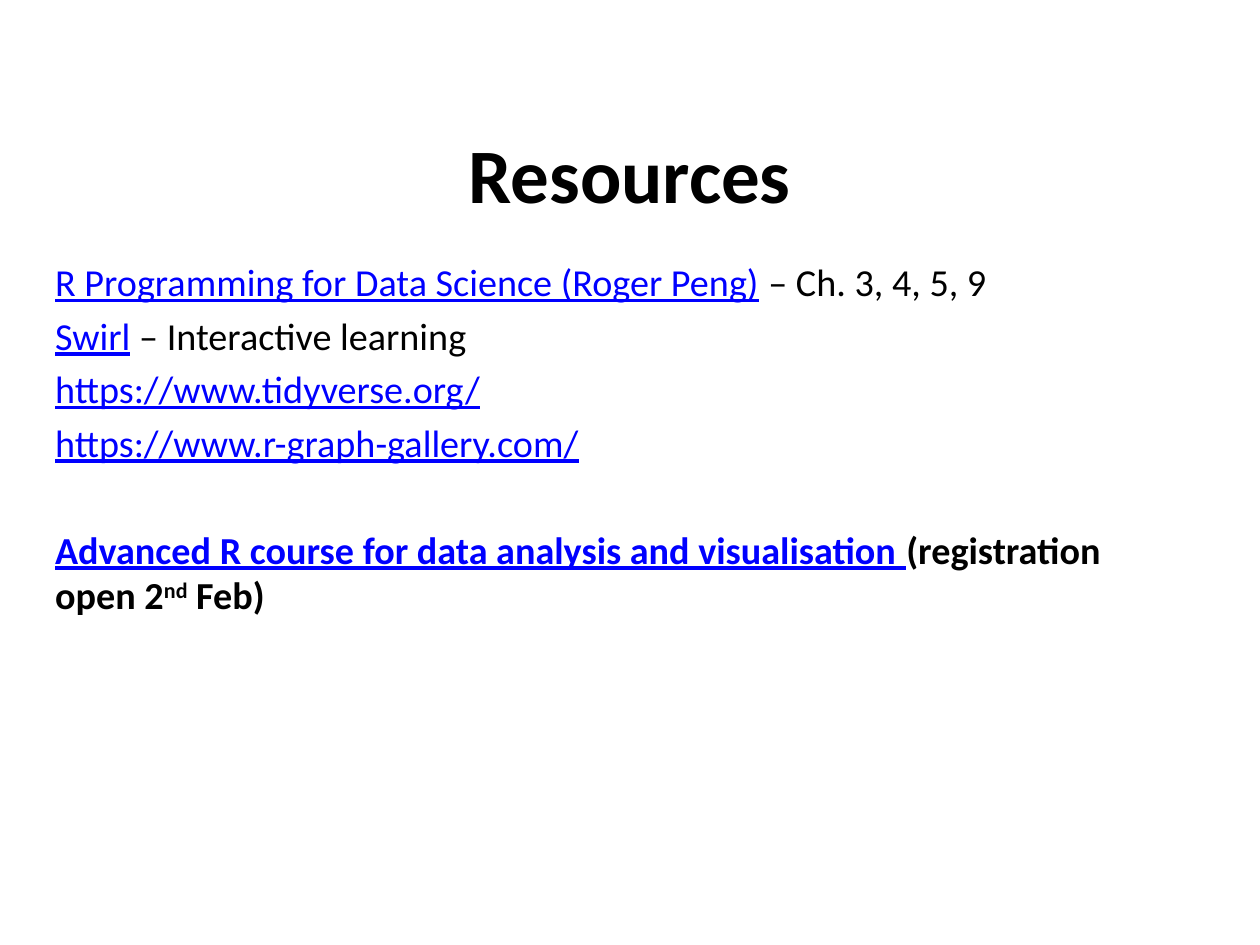
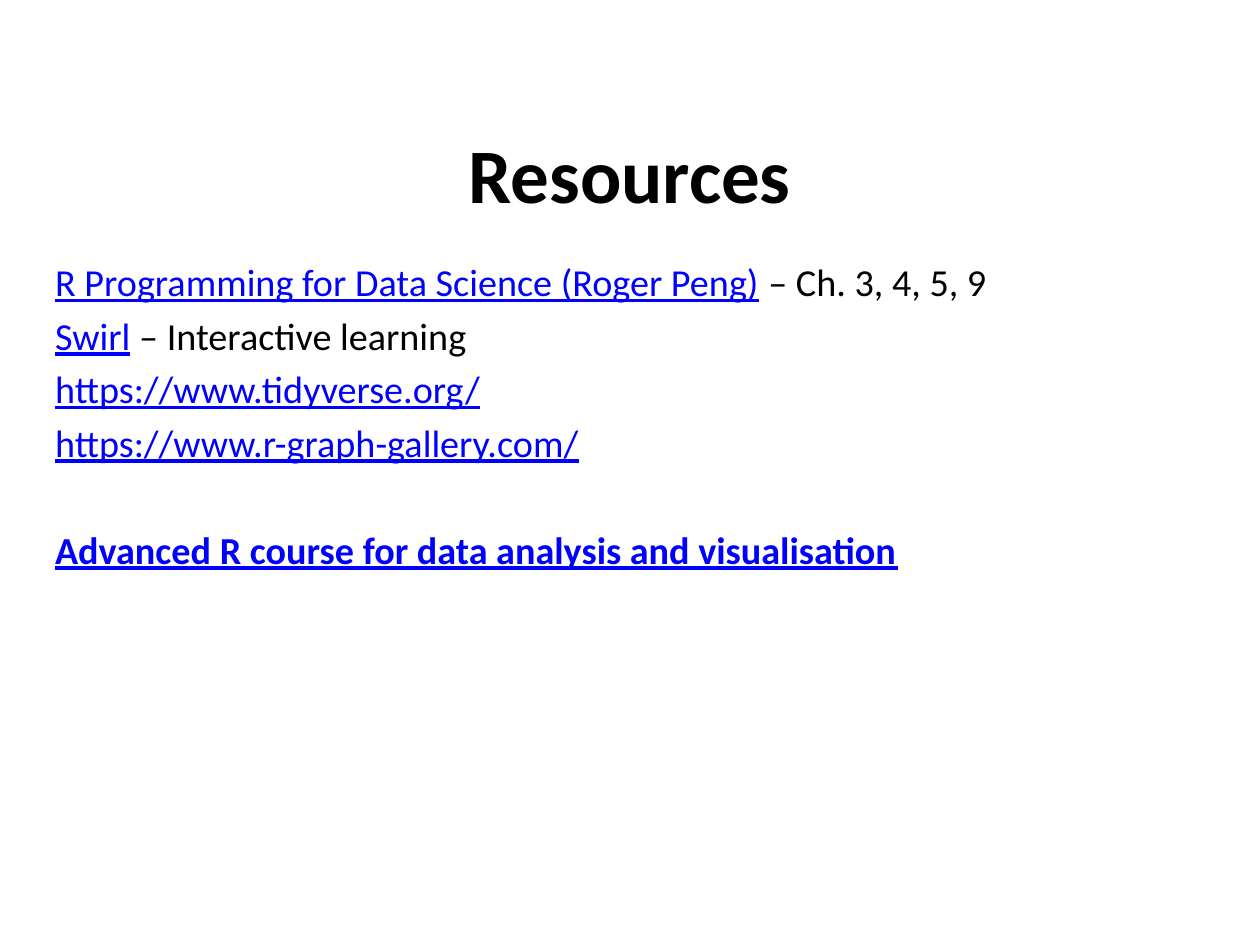
Before and after one commit to sraorao/MSD_R_course_TT2022, a slide deck: slide 20 of powerpoint/Session2.pptx. Drawn at 1260x945 pixels with LibreOffice and Linux fonts; fonts in the diff are those of the drawing. Boxes give left, top, right and bottom in pixels: in the first picture for what was removed or moved away, otherwise in the second. Text is boxed around its words. In the diff, an @@ line names an element or a change of style, - is before the commit and + after.

```diff
--- a/powerpoint/Session2.pptx
+++ b/powerpoint/Session2.pptx
@@ text at (55,537,896,570): text changed @@
-Advanced R course for data analysis and visualisation (registration open 2nd Feb)
+Advanced R course for data analysis and visualisation
```
Also in this commit, not shown: 2 other slides changed, 1 other file.
